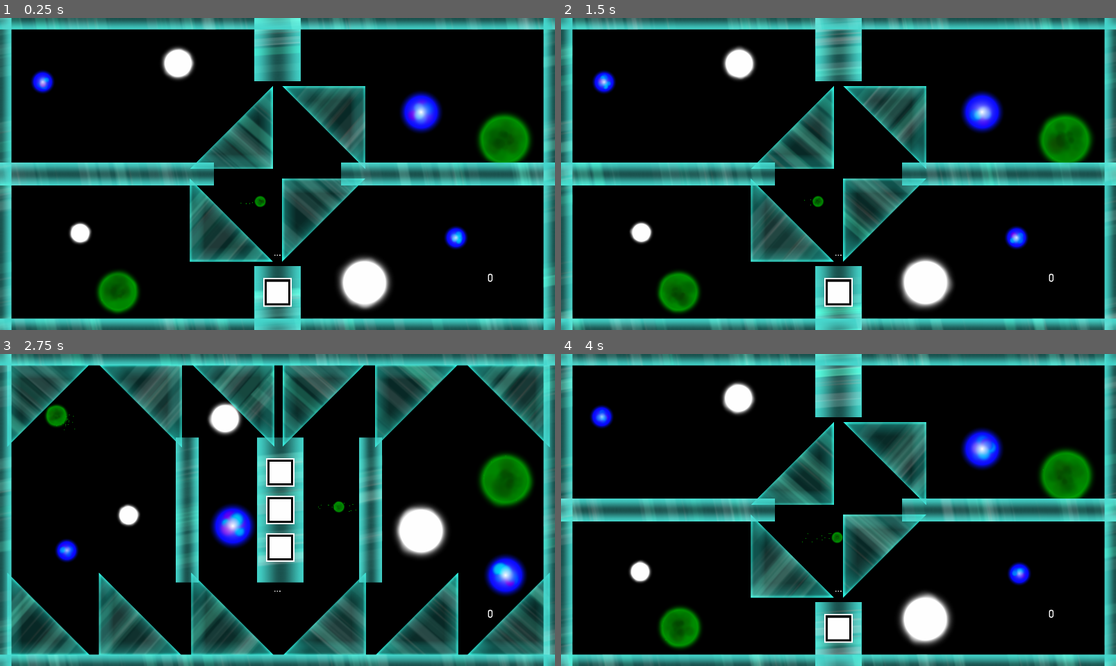
Above: before the commit, frames 1-4 (two rows, left to right).
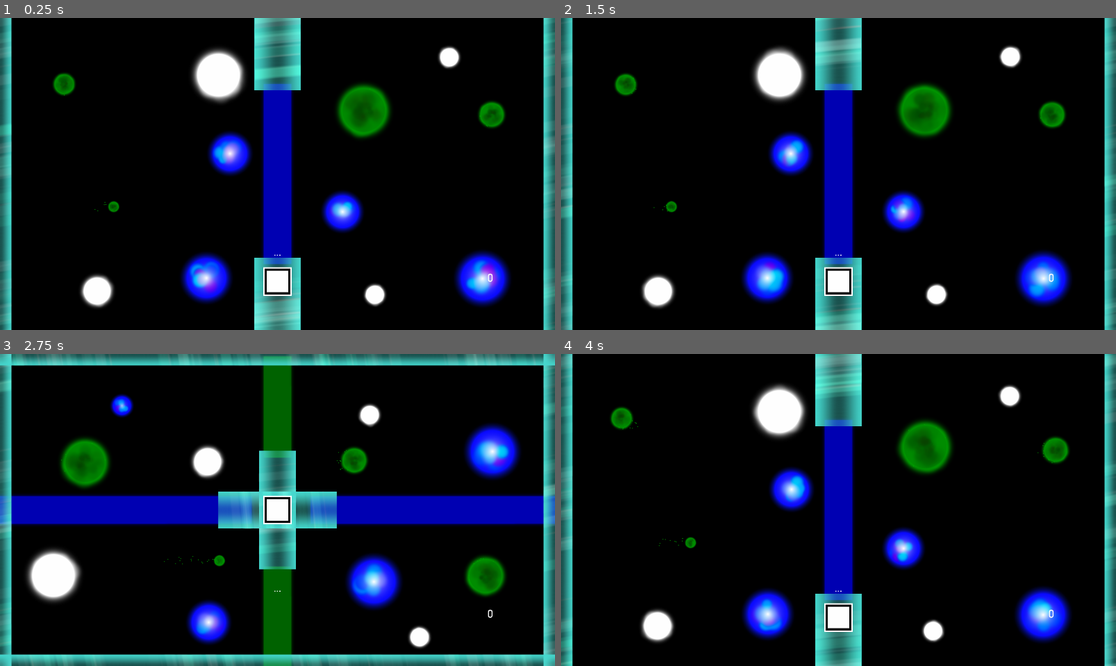
Above: after the commit, the same moments.

Repository: Dark-Gran/Spirit-Circles
Game: Godot game, scene res://src/Main.tscn
The game is run twice, just before and just after one commit, with the same random seed, the same clock (stepped at 60 frames per second) and the same inputs.
Inputs (mouse positions are in pixels of both pictures, inside the frame that each line leads up to):
- Up to frame 1 (0.25 s): no input
- Up to frame 2 (1.5 s): move the mouse to (960, 158) at 0.52 s; hold Right (ui_right) 0.53-1.28 s; tap Space (ui_accept) at 0.77 s; move the mouse to (727, 189) at 1.27 s; hold Left (ui_left) from 1.28 s (still down)
- Up to frame 3 (2.75 s): tap Space (ui_accept) at 1.52 s; move the mouse to (333, 441) at 2.02 s; release Left (ui_left) at 2.03 s; hold Right (ui_right) from 2.03 s (still down)
- Up to frame 4 (4 s): move the mouse to (810, 572) at 2.77 s; tap Space (ui_accept) at 3.02, 3.77 s; move the mouse to (1005, 556) at 3.52 s; release Right (ui_right) at 3.53 s; hold Left (ui_left) from 3.53 s (still down)

The runs differ from the first frame. In frame 1, 36% of the frame differs, in the area x 0-100%, y 0-100%; in frame 2, 37%; in frame 3, 51%; in frame 4, 37%.

Commit message:
beam sprite base

Diff:
--- a/src/world/World.gd
+++ b/src/world/World.gd
@@ -27,7 +27,7 @@
 		level_times.append(0)
 	$DebugGUI/FPS.visible = false
 	enable_continue(false)
-	level_id = 11
+	level_id = 9
 	move_to_level(level_id)
 
 func reload_level():
--- a/src/world/World.tscn
+++ b/src/world/World.tscn
@@ -22,7 +22,7 @@
 
 [sub_resource type="Environment" id=5]
 background_mode = 4
-glow_hdr_threshold = 0.73
+glow_blend_mode = 0
 glow_bicubic_upscale = true
 
 [node name="World" type="Node2D"]
--- a/src/world/obstacles/Beam.gd
+++ b/src/world/obstacles/Beam.gd
@@ -17,8 +17,8 @@
 	._ready()
 
 func refresh():
-	$MeshInstance2D.modulate = Circle.ct_dict.get(color_type).get("color")
-	$MeshInstance2D.modulate.a = 0.4*$MeshInstance2D.modulate.a
+	$Sprite.modulate = Circle.ct_dict.get(color_type).get("color")
+	$Sprite.modulate.a = 0.7*$Sprite.modulate.a
 
 func _physics_process(delta):
 	# Check state
--- a/src/world/obstacles/Beam.tscn
+++ b/src/world/obstacles/Beam.tscn
@@ -1,9 +1,7 @@
 [gd_scene load_steps=4 format=2]
 
 [ext_resource path="res://src/world/obstacles/Beam.gd" type="Script" id=1]
-
-[sub_resource type="CubeMesh" id=1]
-size = Vector3( 20, 20, 2 )
+[ext_resource path="res://assets/beam.png" type="Texture" id=2]
 
 [sub_resource type="RectangleShape2D" id=2]
 
@@ -14,16 +12,16 @@
 collision_mask = 0
 script = ExtResource( 1 )
 
-[node name="MeshInstance2D" type="MeshInstance2D" parent="."]
-modulate = Color( 1, 1, 1, 0.470588 )
-scale = Vector2( 3, 25 )
-mesh = SubResource( 1 )
+[node name="Sprite" type="Sprite" parent="."]
+texture = ExtResource( 2 )
 
 [node name="CollisionShape2D" type="CollisionShape2D" parent="."]
+visible = false
 scale = Vector2( 3, 25 )
 shape = SubResource( 2 )
 
 [node name="Area2D" type="Area2D" parent="."]
+visible = false
 monitorable = false
 collision_layer = 0
 
Binary file added: assets/beam.png
